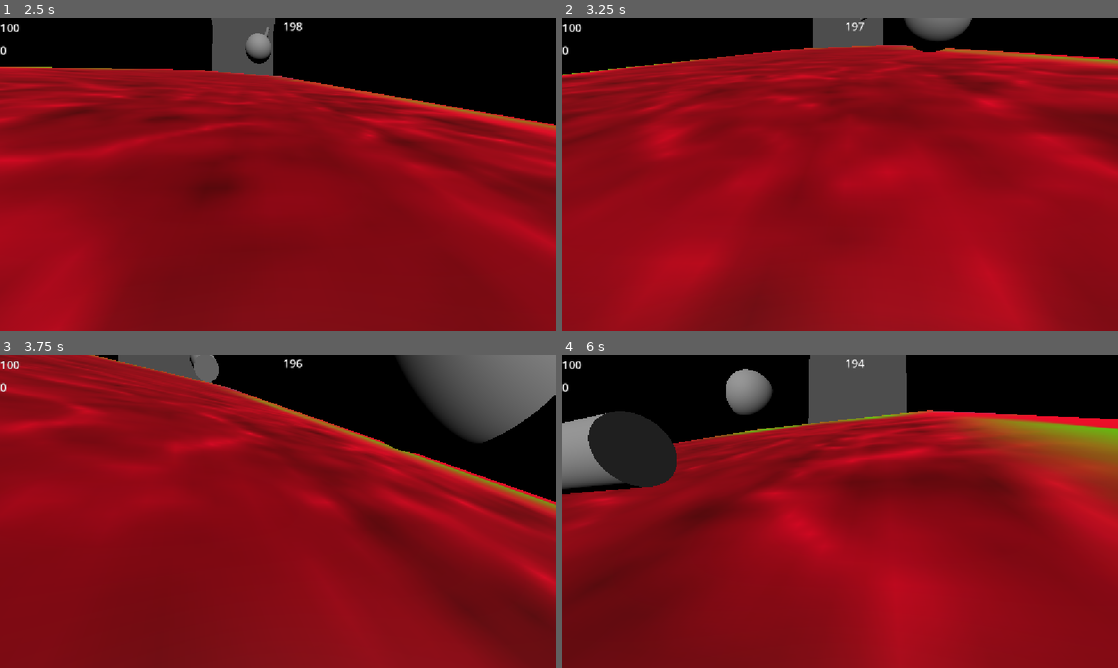
Above: before the commit, frames 1-4 (two rows, left to right).
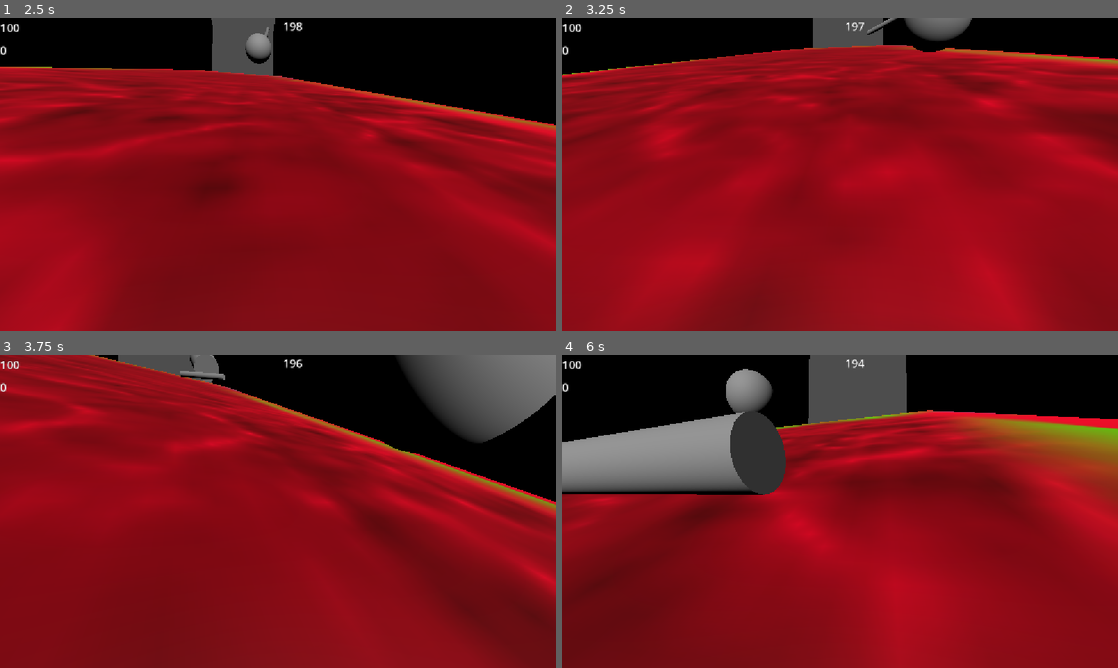
Above: after the commit, the same moments.

Repository: joeclarke9951/running-up-that-hill
Game: Godot game, scene res://Scenes/gameplay_scene.tscn
Same seed, same stepped clock (60 frames per second), same inputs: the game is played once before the commit and once after it.
Inputs (mouse positions are in pixels of both pictures, inside the frame that each line leads up to):
- Up to frame 1 (2.5 s): tap Enter at 0.5 s; move the mouse to (305, 174) at 0.52 s; hold W (forward) from 0.53 s (still down); tap Shift (sprint) at 0.6, 1.35, 2.1 s; tap Space (jump) at 0.77, 1.52 s; move the mouse to (250, 174) at 1.27 s; move the mouse to (289, 168) at 2.02 s
- Up to frame 2 (3.25 s): keep holding W (forward); move the mouse to (834, 180) at 2.77 s; tap Shift (sprint) at 2.85 s; tap Space (jump) at 3.02 s
- Up to frame 3 (3.75 s): keep holding W (forward); move the mouse to (316, 514) at 3.52 s; tap Shift (sprint) at 3.6 s
- Up to frame 4 (6 s): tap Space (jump) at 3.77, 4.52 s; move the mouse to (795, 508) at 4.27 s; tap Shift (sprint) at 4.35, 5.1, 5.85 s; move the mouse to (845, 511) at 5.02 s; move the mouse to (817, 505) at 5.77 s; release W (forward) at 5.78 s; hold D (right) from 5.78 s (still down)

Frame 1 is identical in both runs. In frame 2, less than 0.1% of the frame differs, in the area x 53-61%, y 0-6%; in frame 3, 0.1%; in frame 4, 9.0%, in the area x 0-41%, y 18-45%.

Commit message:
added physics materials per trash object

Diff:
--- a/Assets/Materials/trash_pole_physics_material.tres
+++ b/Assets/Materials/trash_pole_physics_material.tres
@@ -1,4 +1,4 @@
 [gd_resource type="PhysicsMaterial" format=3 uid="uid://bc3wqii4vt338"]
 
 [resource]
-bounce = 0.5
+bounce = 0.2
--- a/Scenes/trash_spawn.gd
+++ b/Scenes/trash_spawn.gd
@@ -29,4 +29,3 @@
 
 func _on_trash_timer_timeout() -> void:
 	spawn_trash(randi_range(0,3))
-	#spawn_trash(0)
